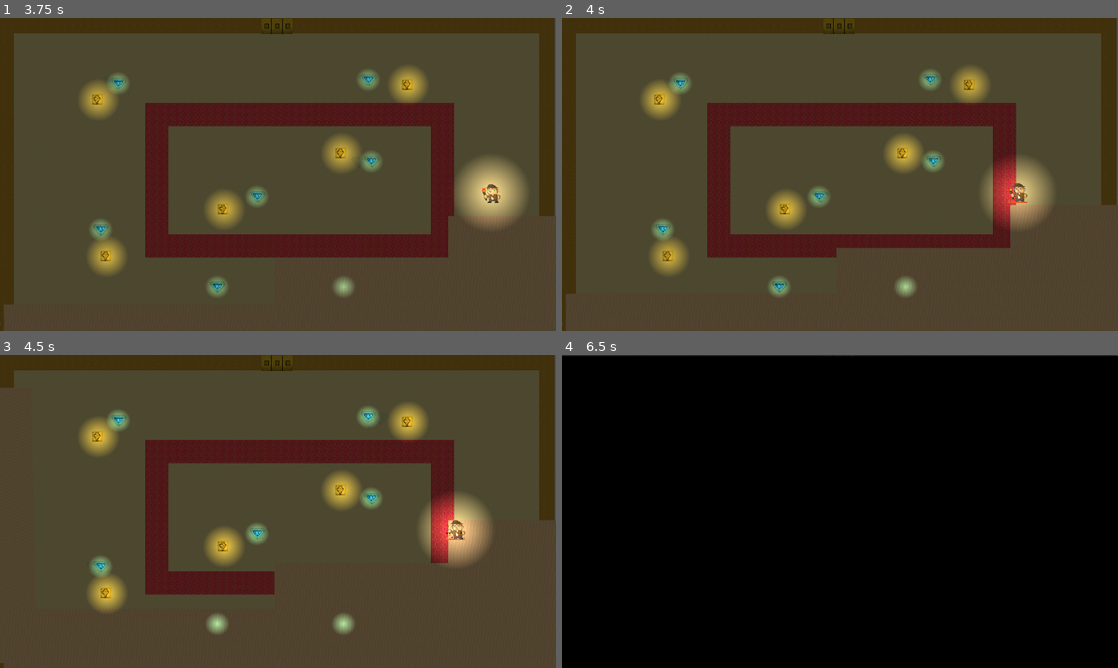
Above: before the commit, frames 1-4 (two rows, left to right).
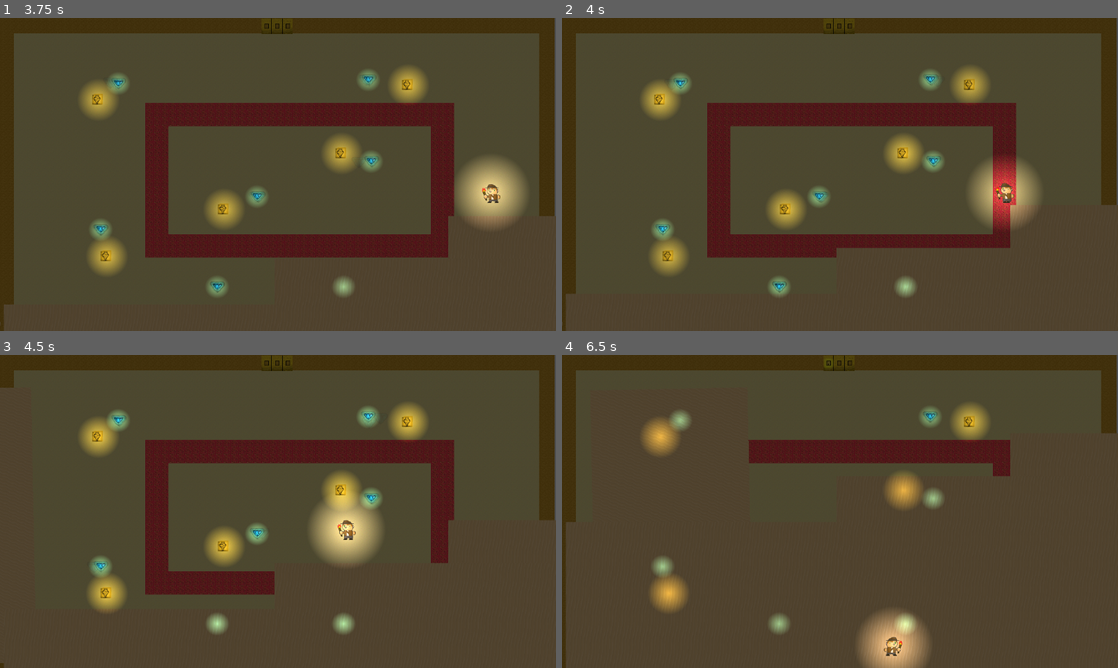
Above: after the commit, the same moments.

Repository: deruitda/LudumDare54
Game: Godot game, scene res://Scenes/prototype_andrew.tscn
Same seed, same stepped clock (60 frames per second), same inputs: the game is played once before the commit and once after it.
Inputs:
- Up to frame 1 (3.75 s): hold D (right) 0.53-1.28 s; tap Space (dash) every 0.75 s from 0.6 to 3.6 s; hold Down (down) 1.28-2.03 s; hold D (right) 2.03-2.78 s; hold W (up) 2.78-3.53 s; hold Left (left) from 3.53 s (still down)
- Up to frame 2 (4 s): keep holding Left (left)
- Up to frame 3 (4.5 s): keep holding Left (left); tap Space (dash) at 4.35 s
- Up to frame 4 (6.5 s): release Left (left) at 5.03 s; hold Down (down) 5.03-5.78 s; tap Space (dash) at 5.1, 5.85 s; hold D (right) from 5.78 s (still down)

Frame 1 is identical in both runs. In frame 2, 2.0% of the frame differs, in the area x 73-89%, y 45-67%; in frame 3, 4.5%; in frame 4, 100%, in the area x 0-100%, y 0-100%.

Commit message:
pushypoo

Diff:
--- a/Scenes/player.gd
+++ b/Scenes/player.gd
@@ -174,15 +174,14 @@
 
 
 func _on_time_in_sand_timer_timeout():
-		experience_sand_death()
-
+	experience_sand_death()
 
 func _on_sand_area_area_entered(area):
-		if !in_sand and !dead:
-			in_sand = true
-			$GruntsInSandAudio.play()
-			time_in_sand_timer.start()
-
+	print('sand')
+	if !in_sand and !dead:
+		in_sand = true
+		$GruntsInSandAudio.play()
+		time_in_sand_timer.start()
 
 func _on_sand_area_area_exited(area):
 	in_sand = false
--- a/Scenes/player.tscn
+++ b/Scenes/player.tscn
@@ -349,10 +349,8 @@
 stream = ExtResource("13_qjxx1")
 
 [connection signal="timeout" from="DashTimer" to="." method="_on_dash_timer_timeout"]
-[connection signal="body_entered" from="DangerArea" to="." method="_on_danger_area_body_entered"]
-[connection signal="body_exited" from="DangerArea" to="." method="_on_danger_area_body_exited"]
+[connection signal="area_entered" from="DangerArea" to="." method="_on_sand_area_area_entered"]
+[connection signal="area_exited" from="DangerArea" to="." method="_on_sand_area_area_exited"]
 [connection signal="timeout" from="TimeInSandTimer" to="." method="_on_time_in_sand_timer_timeout"]
 [connection signal="area_entered" from="SandArea" to="." method="_on_sand_area_area_entered"]
 [connection signal="area_exited" from="SandArea" to="." method="_on_sand_area_area_exited"]
-[connection signal="body_entered" from="SandArea" to="." method="_on_sand_area_body_entered"]
-[connection signal="body_exited" from="SandArea" to="." method="_on_sand_area_body_exited"]
Not shown: 1 places in Scenes/player.tscn that only renumber resources
